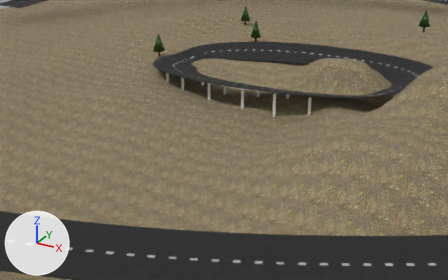
Two versions of the Blender file models/simple_map.blend, one commit apart.
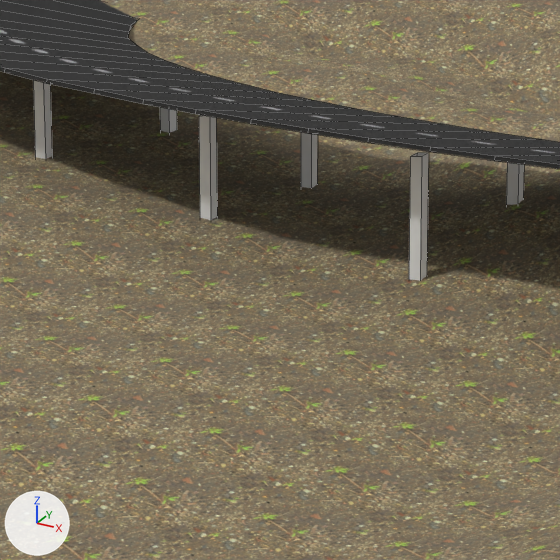
There are two pictures of each version: one from a 50 mm lens placed at (74.3, -162.9, 58.4), pointed at (6.7, -40.0, -3.0), one close up on the part from 39% to 59% of the width and 23% to 55% of the height. The axes (+X, +Y, +Z) are drawn at lower left. The lights are the same throughout. The close-ups show mesh edges as thin lines.
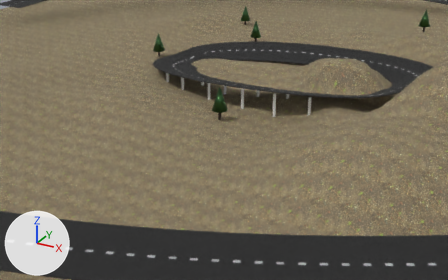
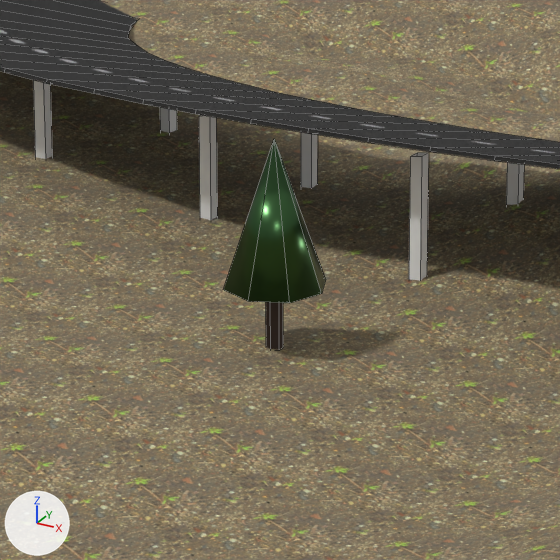
Commit message: start adding second map

Patch to the scene script:
```diff
--- a/models/simple_map.blend.py
+++ b/models/simple_map.blend.py
@@ ob_tree_007 @@
+ob_tree_007 = bpy.data.objects.new('Tree.007', me_cone)
+ob_tree_007.location = (4.03, -37.36, 1.25)
```

Boxes [x1, y1, x2, y2] around the edits, measured in the close-ups (560 x 560 px):
'Tree.007', added (green): after [223, 139, 326, 349]
